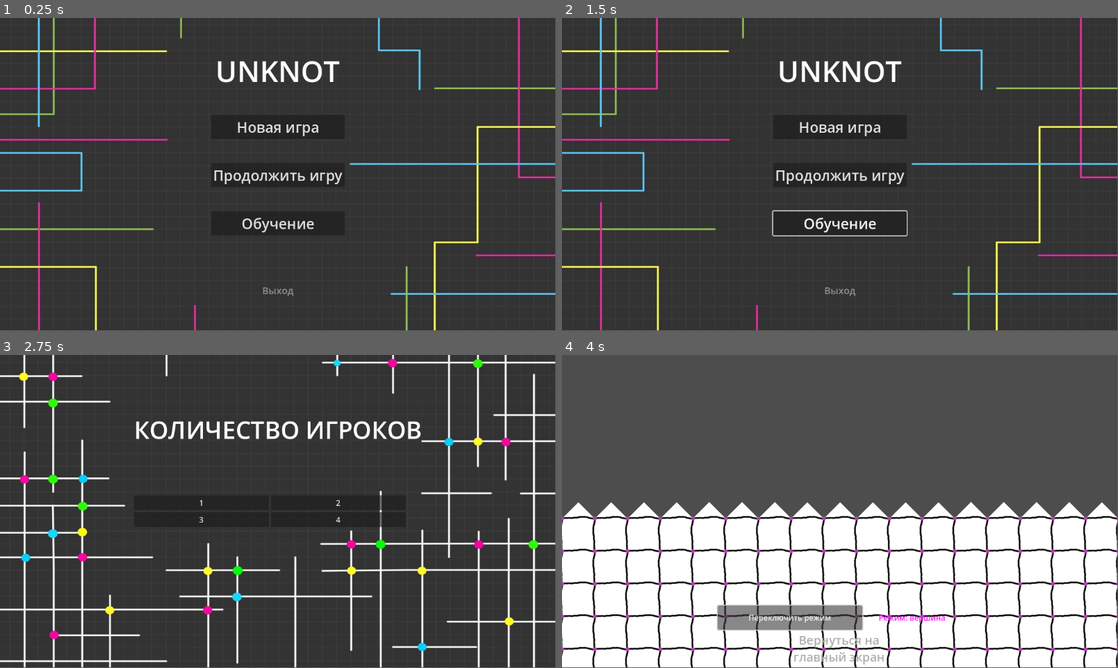
Above: before the commit, frames 1-4 (two rows, left to right).
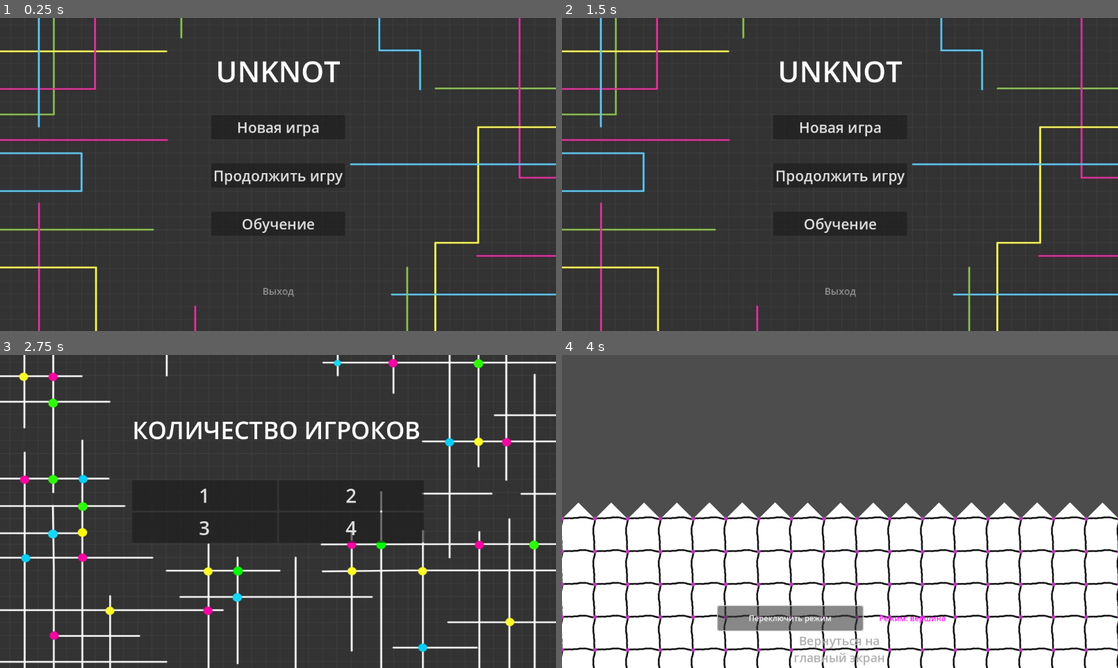
Above: after the commit, the same moments.

Repository: Rwarazor/UnknotGame
Game: Godot game, scene res://Scenes/menu.tscn
Same seed, same stepped clock (60 frames per second), same inputs: the game is played once before the commit and once after it.
Inputs (mouse positions are in pixels of both pictures, inside the frame that each line leads up to):
- Up to frame 1 (0.25 s): no input
- Up to frame 2 (1.5 s): click "Обучение" at 0.5 s; click (840, 318) at 1.25 s, where only the run after the commit has a clickable "Понятно!"
- Up to frame 3 (2.75 s): click "Новая игра" at 2 s
- Up to frame 4 (4 s): click "1" at 2.75 s; click "Переключить режим" at 3.5 s
The window is 799x449 before the commit and 800x450 after it. Grey fills any space a smaller window leaves; there, only what the larger window draws over its background counts as a difference.

The runs differ from the first frame. In frame 1, 3.7% of the frame differs, in the area x 0-100%, y 0-100%; in frame 2, 4.0%; in frame 3, 7.2%; in frame 4, 7.6%.

Commit message:
Tutorial added

Diff:
--- a/project/Scenes/players.tscn
+++ b/project/Scenes/players.tscn
@@ -52,32 +52,41 @@
 layout_mode = 2
 
 [node name="VBoxContainer" type="VBoxContainer" parent="MarginContainer/HBoxContainer"]
-custom_minimum_size = Vector2(280, 60)
+custom_minimum_size = Vector2(300, 200)
 layout_mode = 2
 size_flags_horizontal = 4
 size_flags_vertical = 4
 alignment = 1
 
 [node name="OnePlayer" type="Button" parent="MarginContainer/HBoxContainer/VBoxContainer"]
+custom_minimum_size = Vector2(250, 60)
 layout_mode = 2
 size_flags_vertical = 4
+theme_override_font_sizes/font_size = 40
 text = "1"
 
 [node name="ThreePlayers" type="Button" parent="MarginContainer/HBoxContainer/VBoxContainer"]
+custom_minimum_size = Vector2(300, 60)
 layout_mode = 2
+theme_override_font_sizes/font_size = 40
 text = "3"
 
 [node name="VBoxContainer2" type="VBoxContainer" parent="MarginContainer/HBoxContainer"]
-custom_minimum_size = Vector2(280, 50)
+custom_minimum_size = Vector2(300, 200)
 layout_mode = 2
 size_flags_vertical = 4
+alignment = 1
 
 [node name="TwoPlayers" type="Button" parent="MarginContainer/HBoxContainer/VBoxContainer2"]
+custom_minimum_size = Vector2(300, 60)
 layout_mode = 2
+theme_override_font_sizes/font_size = 40
 text = "2"
 
 [node name="FourPlayers" type="Button" parent="MarginContainer/HBoxContainer/VBoxContainer2"]
+custom_minimum_size = Vector2(300, 60)
 layout_mode = 2
+theme_override_font_sizes/font_size = 40
 text = "4"
 
 [connection signal="pressed" from="MarginContainer/HBoxContainer/VBoxContainer/OnePlayer" to="." method="_on_one_player_pressed"]
--- /dev/null
+++ b/project/Scenes/rules.tscn
@@ -0,0 +1,114 @@
+[gd_scene load_steps=4 format=3 uid="uid://ck56ipivmx5eb"]
+
+[ext_resource type="Script" path="res://Scripts/rules.gd" id="1_a5ifw"]
+[ext_resource type="Texture2D" uid="uid://dy2tl37wg52lk" path="res://assets/menuBackground.png" id="1_igh4w"]
+
+[sub_resource type="StyleBoxFlat" id="StyleBoxFlat_4ddjl"]
+bg_color = Color(0.137255, 0.137255, 0.137255, 0.768627)
+
+[node name="Rules" type="Control"]
+layout_mode = 3
+anchors_preset = 15
+anchor_right = 1.0
+anchor_bottom = 1.0
+grow_horizontal = 2
+grow_vertical = 2
+script = ExtResource("1_a5ifw")
+
+[node name="TextureRect" type="TextureRect" parent="."]
+layout_mode = 1
+anchors_preset = 15
+anchor_right = 1.0
+anchor_bottom = 1.0
+offset_left = -2.0
+offset_top = 2.0
+offset_right = 1.0
+offset_bottom = 11.0
+grow_horizontal = 2
+grow_vertical = 2
+texture = ExtResource("1_igh4w")
+expand_mode = 1
+
+[node name="ScrollContainer" type="ScrollContainer" parent="."]
+layout_mode = 1
+anchors_preset = 8
+anchor_left = 0.5
+anchor_top = 0.5
+anchor_right = 0.5
+anchor_bottom = 0.5
+offset_left = -450.0
+offset_top = -247.5
+offset_right = 450.0
+offset_bottom = 247.5
+grow_horizontal = 2
+grow_vertical = 2
+theme_override_styles/panel = SubResource("StyleBoxFlat_4ddjl")
+
+[node name="VBoxContainer" type="VBoxContainer" parent="ScrollContainer"]
+layout_mode = 2
+size_flags_horizontal = 3
+
+[node name="Label" type="Label" parent="ScrollContainer/VBoxContainer"]
+custom_minimum_size = Vector2(300, 60)
+layout_mode = 2
+size_flags_horizontal = 4
+theme_override_font_sizes/font_size = 30
+text = "THE UNKNOT GAME
+"
+horizontal_alignment = 1
+
+[node name="Label5" type="Label" parent="ScrollContainer/VBoxContainer"]
+auto_translate_mode = 1
+custom_minimum_size = Vector2(0, 900)
+layout_mode = 2
+size_flags_horizontal = 4
+theme_override_font_sizes/font_size = 18
+text = "     Unknot - увлекательгая и сложная топологическая игра. Ты можешь
+использовать ее для обучения основам топологии и математической
+дисциплине, изучая свойства пространства, сохраняющиеся
+ при непрерывных преобразованиях. Unknot также поможет тебе в
+исследовании свойств узлов и зацеплений, а также в разработке
+ новых алгоритмов и стратегий их распутывания.
+
+     Игра проводится на игровом поле, которое является двумерной
+ топологической плоскостью. Принимать участие в игре могут от 1 до 4
+человек.
+     Каждый игрок владеет своей компонентой (линией), которую он может
+ манипулировать в рамках указанных ниже действий.
+На каждом ходу игрока он может выполнить ОДНО из двух возможных действий!
+    1) Поменять тип пересечения своей компоненты с любой другой компонентой
+    2) Переместить свою компоненту (изотопически), то есть выбрать один или
+несколько связно идущих друг за другом вдоль одной прямой сегментов своей
+компоненты и сдвинуть их параллельно.
+
+     У каждого игрока имеется ограниченный запас энергии, который
+расходуется на удлинение соединения. Бесконечное удлинение невозможно!
+Если при перемещении компонента она пересекает другие компоненты,
+ то по умолчанию она идёт сверху на новых пересечениях.
+
+     Игра продолжается до тех пор, пока не закончится энергия у всех
+игроков, или пока все компоненты не станут раздельными (не имеют пересечений).
+
+     Цель игры – избавиться от всех пересечений на своей линии, не истратив
+при этом все очки энергии. Желаем удачи!
+"
+horizontal_alignment = 3
+
+[node name="DoneButton" type="Button" parent="."]
+custom_minimum_size = Vector2(150, 50)
+layout_mode = 1
+anchors_preset = 7
+anchor_left = 0.5
+anchor_top = 1.0
+anchor_right = 0.5
+anchor_bottom = 1.0
+offset_left = -4.0
+offset_top = -8.0
+offset_right = 4.0
+grow_horizontal = 2
+grow_vertical = 0
+theme_override_font_sizes/font_size = 20
+text = "Понятно!"
+
+[connection signal="pressed" from="DoneButton" to="." method="_on_done_button_pressed"]
+[connection signal="pressed" from="DoneButton" to="." method="_on_button_pressed"]
--- a/project/Scripts/Menu.gd
+++ b/project/Scripts/Menu.gd
@@ -11,7 +11,7 @@
 
 
 func _on_tutorial_button_pressed():
-	pass # Отображение правил игры
+	get_tree().change_scene_to_file("res://Scenes/rules.tscn")
 
 # Выход из игры
 func _on_exit_button_pressed():
--- /dev/null
+++ b/project/Scripts/rules.gd
@@ -0,0 +1,4 @@
+extends Control
+
+func _on_done_button_pressed():
+	get_tree().change_scene_to_file("res://Scenes/menu.tscn")
--- a/project/project.godot
+++ b/project/project.godot
@@ -15,6 +15,11 @@
 config/features=PackedStringArray("4.3", "GL Compatibility")
 config/icon="res://icon.svg"
 
+[display]
+
+window/stretch/mode="viewport"
+window/stretch/aspect="expand"
+
 [rendering]
 
 renderer/rendering_method="gl_compatibility"
Binary file added: project/assets/RulesBackground.png
Not shown, added: project/assets/RulesBackground.png.import
